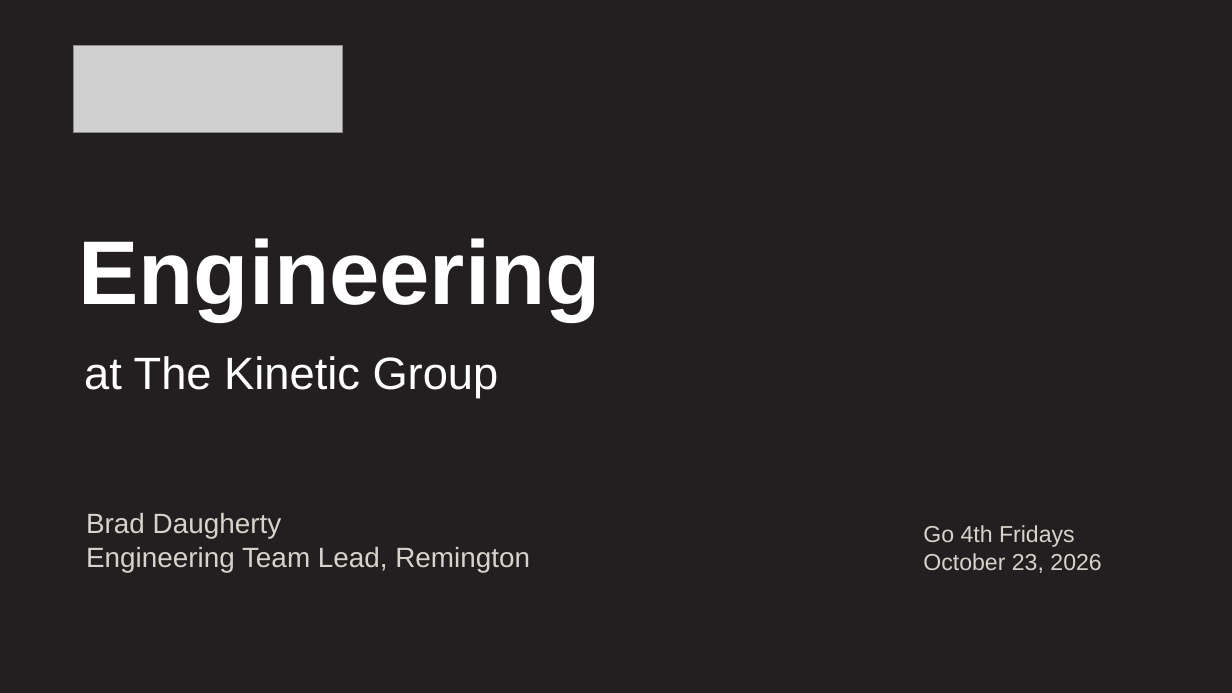
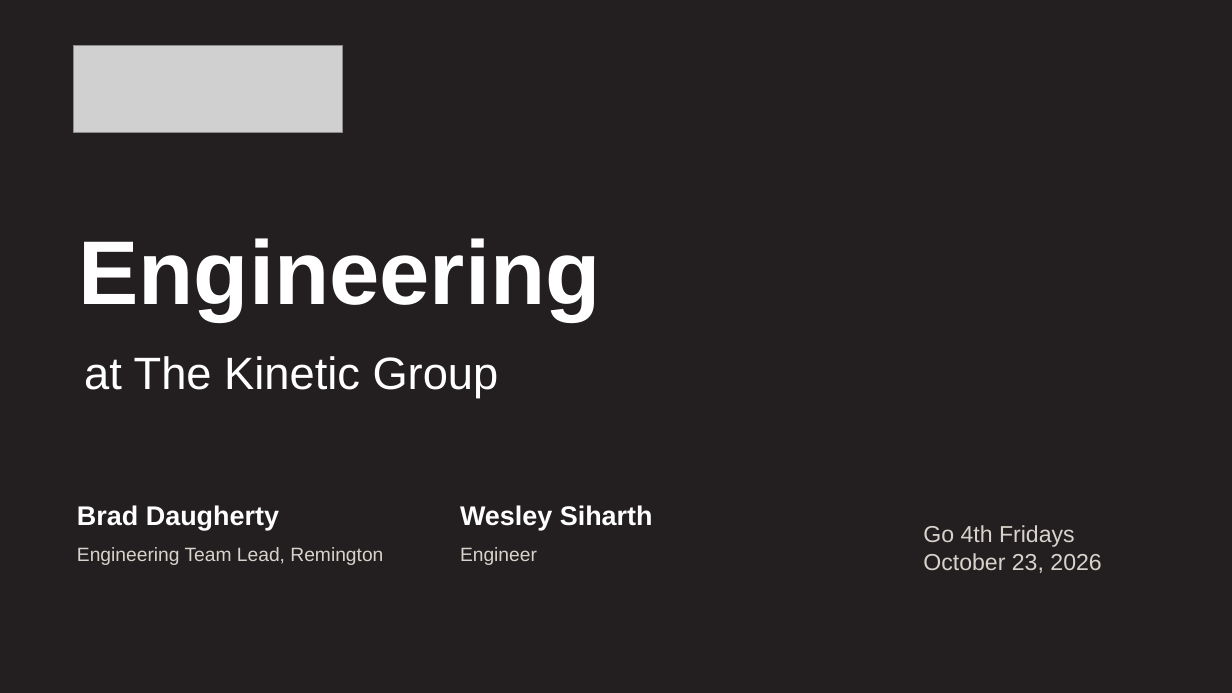
Before and after one commit to YeChamo/part-tracking-demo-ualr, a slide deck: slide 1 of docs/presentation/Engineering_at_The_Kinetic_Group.pptx. Drawn at 1232x693 pixels with LibreOffice and Linux fonts; fonts in the diff are those of the drawing; grey boxes stand for pictures. Boxes give left, top, right and bottom in pixels: in the first picture for what was removed or moved away, otherwise in the second. Text is boxed around its words. In the diff, an @@ line names an element or a change of style, - is before the commit and + after.

```diff
--- a/docs/presentation/Engineering_at_The_Kinetic_Group.pptx
+++ b/docs/presentation/Engineering_at_The_Kinetic_Group.pptx
@@ text added at (77,505,279,530), 21 pt, text #FFFFFF, bold @@
+Brad Daugherty
@@ text added at (460,505,653,530), 21 pt, text #FFFFFF, bold @@
+Wesley Siharth
@@ text at (86,513,282,539): paragraph removed @@
-Brad Daugherty
@@ text "Engineering Team Lead, Remington": place and size @@
-text "Engineering Team Lead, Remington" at (86,513,530,572)
+text "Engineering Team Lead, Remington" at (77,547,383,565)
@@ text "Engineering Team Lead, Remington" at (77,547,383,565): size 21.8 to 15 pt @@
@@ text added at (460,547,537,565), 15 pt, text #D7D3CC @@
+Engineer
```
Also in this commit, not shown: 1 other slide changed, 2 other files.
